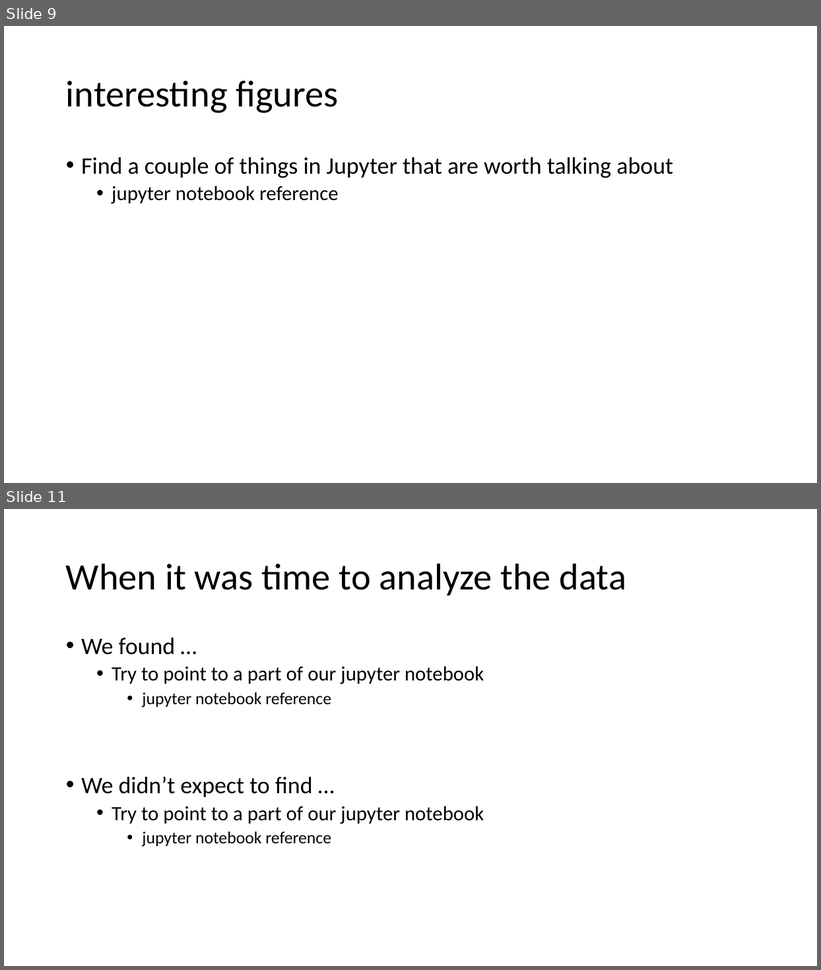
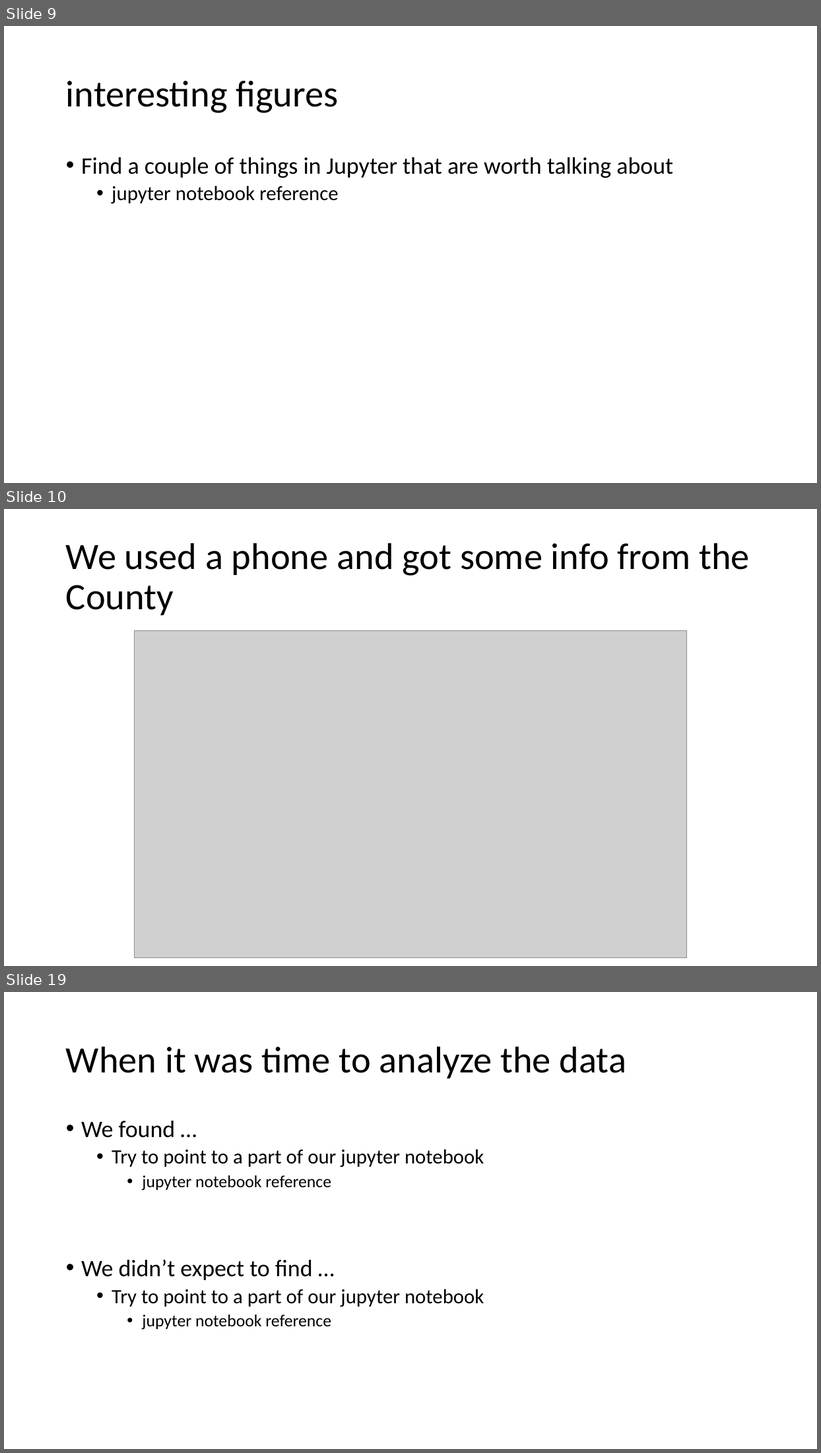
Before and after one commit to DCMilligan88/PriceVsHealth, a slide deck: Project 1 presentation.pptx. Shown one above the other, each under a label of ours: slides 9 and 11 before the commit, slides 9, 10 and 19 after it; the slides between them are not shown. The pictures are 821x970 and 821x1453 pixels, drawn with LibreOffice and Linux fonts; fonts in the diff are those of the drawing; grey boxes stand for pictures. Boxes give left, top, right and bottom in pixels: in the first picture for what was removed or moved away, otherwise in the second. Text is boxed around its words. In the diff, an @@ line names an element or a change of style, - is before the commit and + after.

```diff
--- a/Project 1 presentation.pptx
+++ b/Project 1 presentation.pptx
@@ slide 10 added at [4, 509, 817, 966], background #FFFFFF @@
@@ title added at [66, 543, 750, 615], 44 pt, text #000000 @@
+We used a phone and got some info from the County
@@ picture added at [135, 631, 686, 958] @@
@@ what was slide 11 is now slide 19 @@
```
Also in this commit, not shown: 1 slide changed, 7 other slides added, 1 other file.
